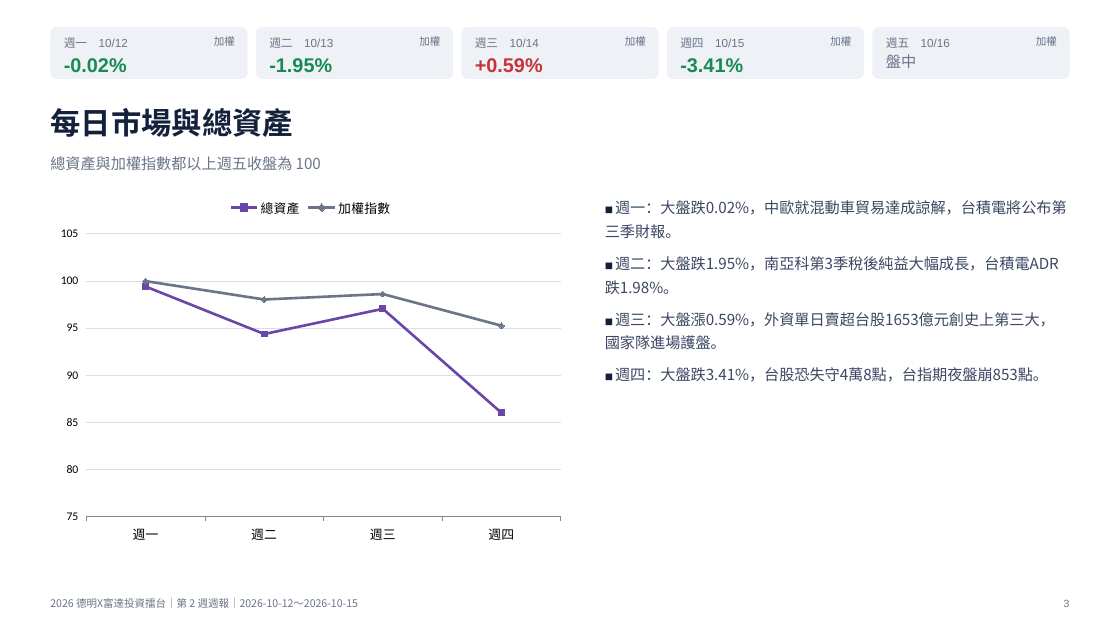
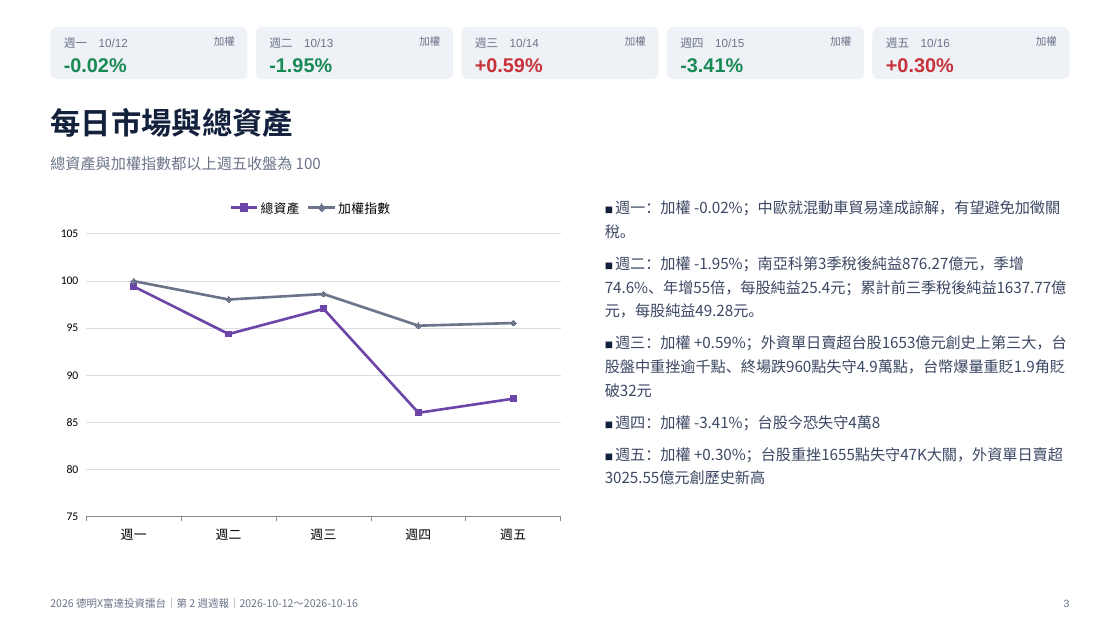
Before and after one commit to ZHANGFU-XIANG/xq, a slide deck: slide 3 of reports/weekly/第2週週報_2026-10-12.pptx. Drawn at 1120x630 pixels with LibreOffice and Linux fonts; fonts in the diff are those of the drawing. Boxes give left, top, right and bottom in pixels: in the first picture for what was removed or moved away, otherwise in the second. Text is boxed around its words. In the diff, an @@ line names an element or a change of style, - is before the commit and + after.

```diff
--- a/reports/weekly/第2週週報_2026-10-12.pptx
+++ b/reports/weekly/第2週週報_2026-10-12.pptx
@@ text at box(886, 58, 954, 72): text changed; size 13 to 17 pt; font Noto Sans CJK TC to Arial; text colour #6B7489 to #C8323A; bold on @@
-盤中
++0.30%
@@ line chart at box(50, 189, 571, 550) @@
-categories: 週一, 週二, 週三, 週四
+categories: 週一, 週二, 週三, 週四, 週五
-總資產: 99, 94, 97, 86
+總資產: 99, 94, 97, 86, 87
-加權指數: 100, 98, 99, 95
+加權指數: 100, 98, 99, 95, 96
@@ text at box(605, 200, 1067, 484): text changed @@
-■ 週一：大盤跌0.02%，中歐就混動車貿易達成諒解，台積電將公布第三季財報。
-■ 週二：大盤跌1.95%，南亞科第3季稅後純益大幅成長，台積電ADR跌1.98%。
-■ 週三：大盤漲0.59%，外資單日賣超台股1653億元創史上第三大，國家隊進場護盤。
-■ 週四：大盤跌3.41%，台股恐失守4萬8點，台指期夜盤崩853點。
+■ 週一：加權 -0.02%；中歐就混動車貿易達成諒解，有望避免加徵關稅。
+■ 週二：加權 -1.95%；南亞科第3季稅後純益876.27億元，季增74.6%、年增55倍，每股純益25.4元；累計前三季稅後純益1637.77億元，每股純益49.28元。
+■ 週三：加權 +0.59%；外資單日賣超台股1653億元創史上第三大，台股盤中重挫逾千點、終場跌960點失守4.9萬點，台幣爆量重貶1.9角貶破32元
+■ 週四：加權 -3.41%；台股今恐失守4萬8
+■ 週五：加權 +0.30%；台股重挫1655點失守47K大關，外資單日賣超3025.55億元創歷史新高
@@ text at box(50, 598, 358, 608): text changed @@
-2026 德明X富達投資擂台｜第 2 週週報｜2026-10-12～2026-10-15
+2026 德明X富達投資擂台｜第 2 週週報｜2026-10-12～2026-10-16
```
Also in this commit, not shown: 17 other slides changed, 1 slide added, 9 other files.
